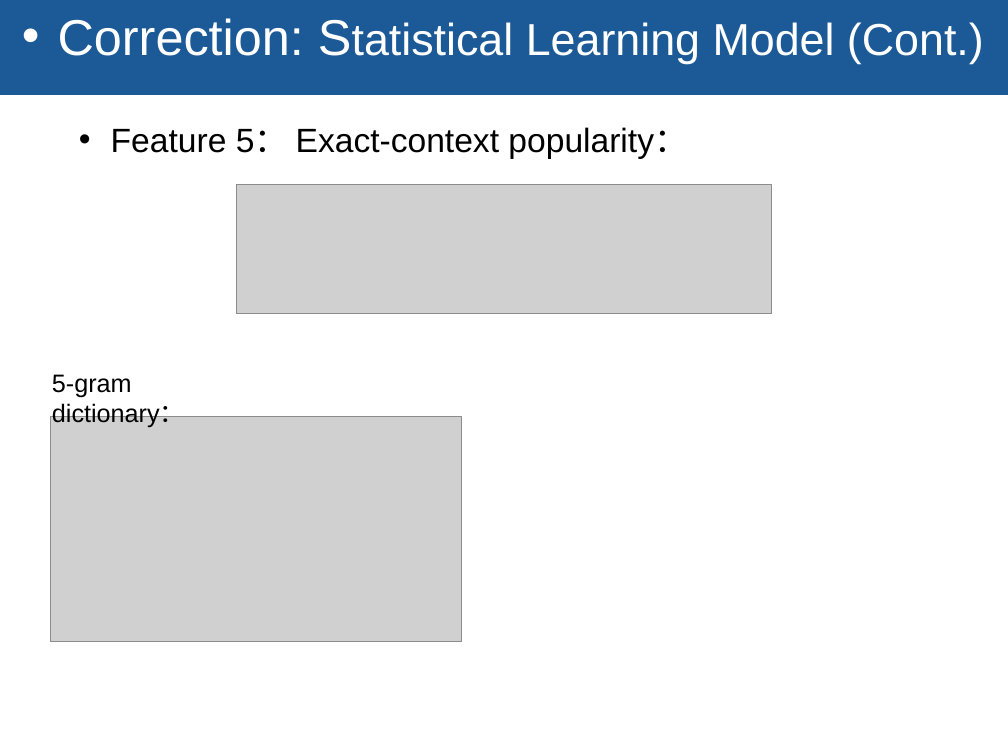
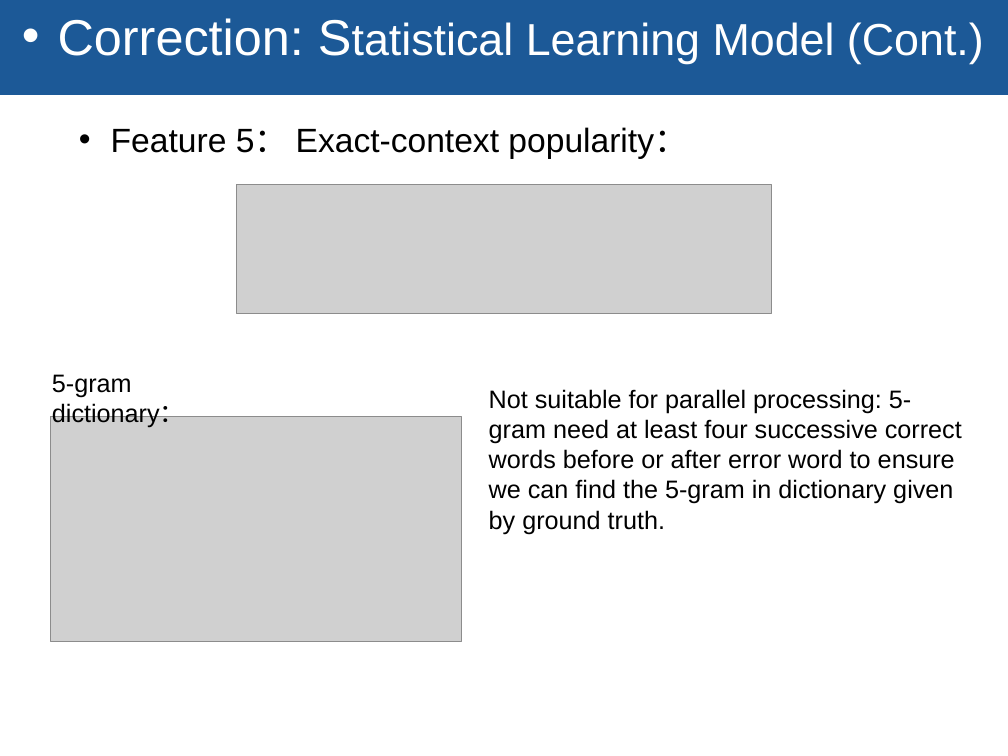
Before and after one commit to TZstatsADS/Fall2018-Project4-sec1-grp5, a slide deck: slide 15 of GR5243 pro4.pptx (slide 14 before the commit). Drawn at 1008x756 pixels with LibreOffice and Linux fonts; fonts in the diff are those of the drawing; grey boxes stand for pictures; background and template pictures are left out. Boxes give left, top, right and bottom in pixels: in the first picture for what was removed or moved away, otherwise in the second. Text is boxed around its words. In the diff, an @@ line names an element or a change of style, - is before the commit and + after.

```diff
--- a/GR5243 pro4.pptx
+++ b/GR5243 pro4.pptx
@@ text added at bbox=[489, 389, 962, 534], 18 pt, text #000000 @@
+Not suitable for parallel processing: 5-gram need at least four successive correct words before or after error word to ensure we can find the 5-gram in dictionary given by ground truth.
```
Also in this commit, not shown: 2 other slides changed, 5 slides added, 4 other files.
